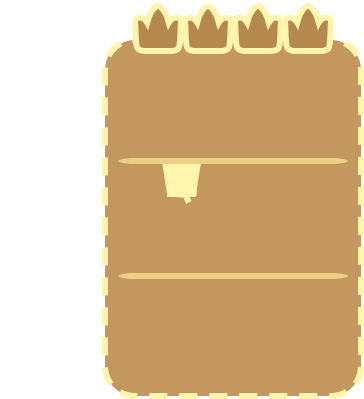
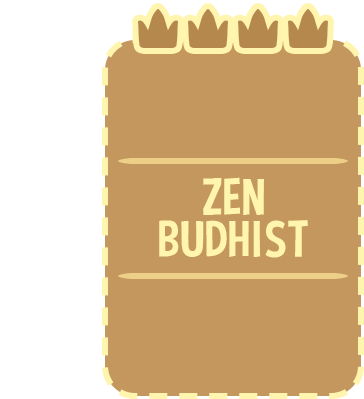
Two versions of the same layered image (w=364, h=399). Layer-by-layer changes:
renamed "A" to "ZEN BUDHIST", painted on it over [159, 164, 308, 258]
removed layer "B" over [172, 164, 192, 197]
removed layer "D" over [171, 164, 192, 197]
removed layer "G" over [171, 164, 193, 197]
removed layer "K" over [171, 164, 192, 197]
removed layer "M" over [167, 164, 197, 197]
removed layer "N" over [171, 164, 192, 197]
removed layer "O" over [170, 164, 193, 197]
removed layer "Q" over [170, 164, 193, 204]
removed layer "R" over [172, 164, 192, 198]
removed layer "S" over [171, 164, 192, 198]
removed layer "U" over [170, 164, 193, 197]
removed layer "V" over [170, 164, 193, 197]
removed layer "W" over [162, 164, 201, 197]
removed layer "X" over [170, 164, 193, 197]
removed layer "Y" over [170, 164, 193, 197]
removed layer "0" over [170, 164, 193, 197]
removed layer "2" over [171, 164, 192, 197]
removed layer "3" over [171, 164, 192, 197]
removed layer "4" over [171, 164, 193, 197]
removed layer "5" over [171, 164, 193, 197]
removed layer "6" over [171, 164, 192, 197]
removed layer "8" over [171, 164, 192, 197]
removed layer "9" over [171, 164, 192, 197]
…and 12 more changes (12 removed)
